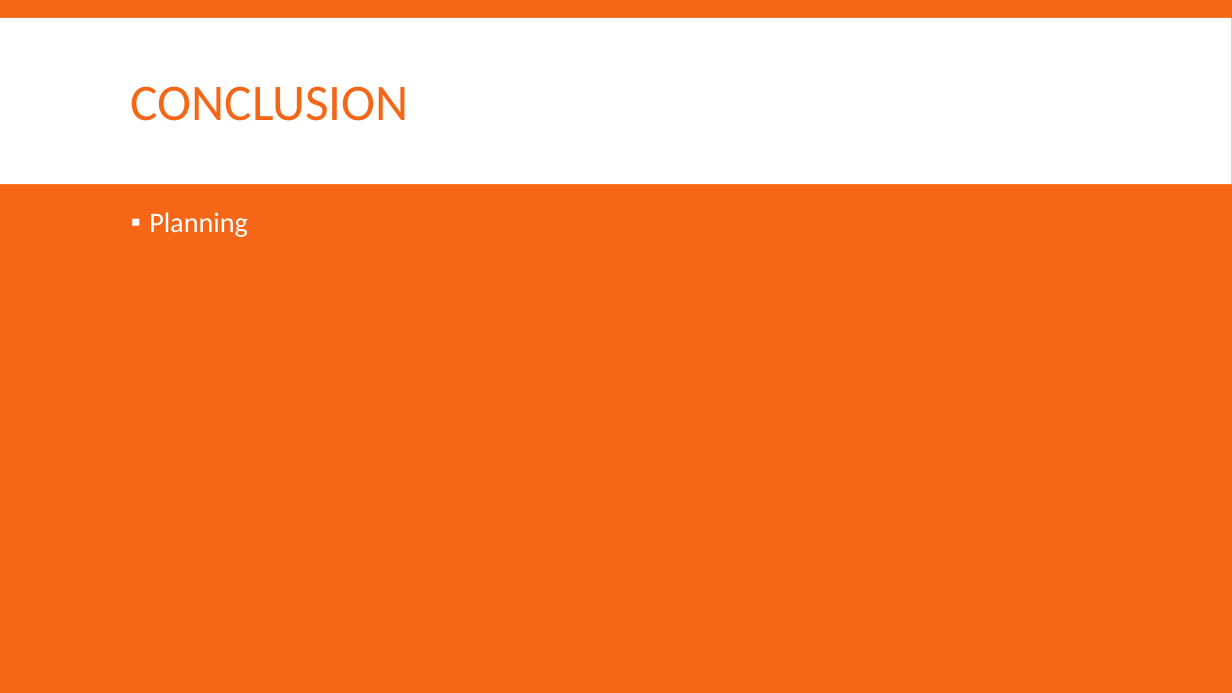
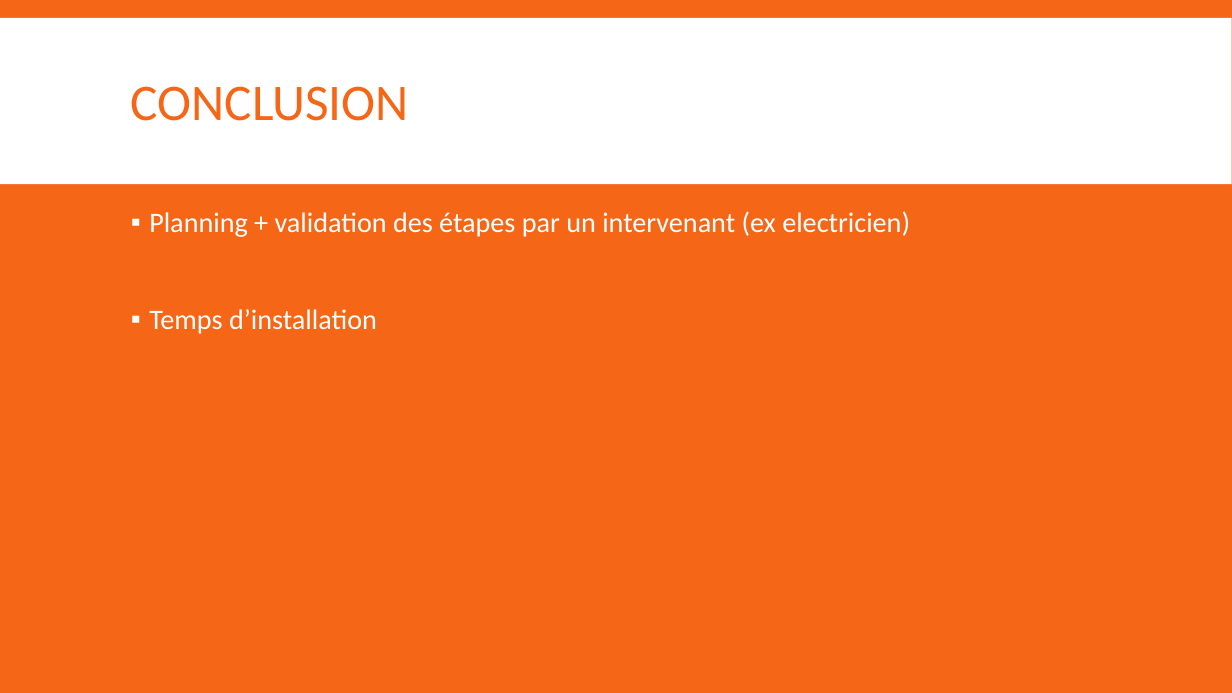
Before and after one commit to Efiria/Carnofluxe, a slide deck: slide 10 of Presentation.pptx (slide 9 before the commit). Drawn at 1232x693 pixels with LibreOffice and Linux fonts; fonts in the diff are those of the drawing. Boxes give left, top, right and bottom in pixels: in the first picture for what was removed or moved away, otherwise in the second. Text is boxed around its words. In the diff, an @@ line names an element or a change of style, - is before the commit and + after.

```diff
--- a/Presentation.pptx
+++ b/Presentation.pptx
@@ text at <box>149,211,910,334</box>: text changed @@
-▪ Planning
+▪ Planning + validation des étapes par un intervenant (ex electricien)
+▪ Temps d’installation
```
Also in this commit, not shown: 2 other slides changed, 2 slides added, 1 slide removed.
